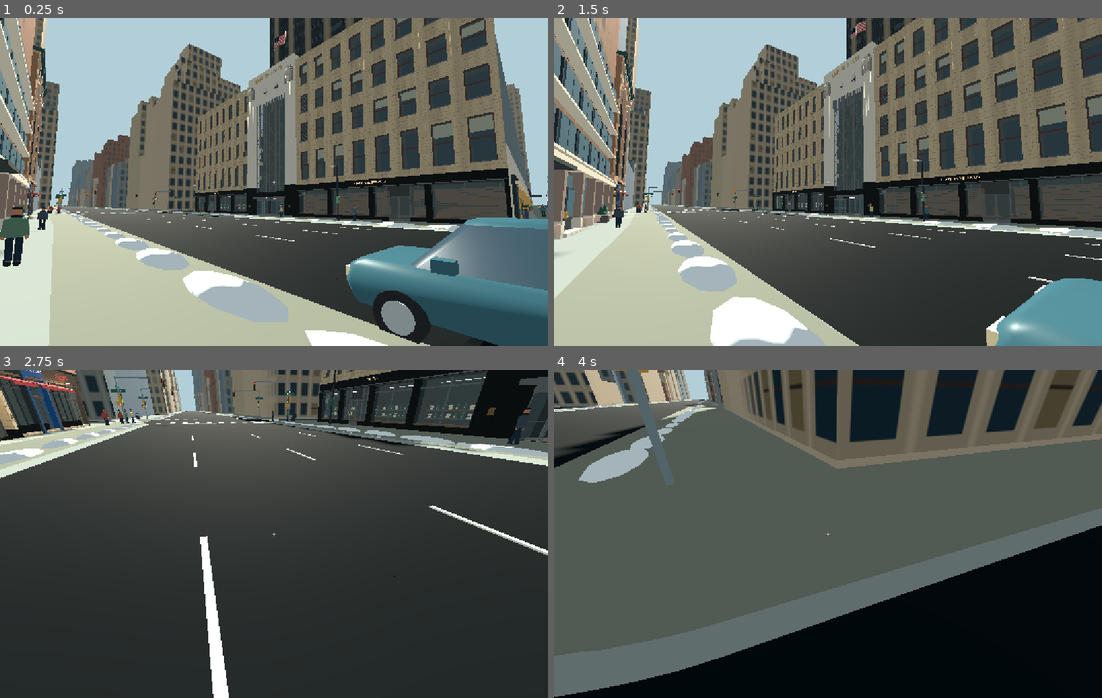
Above: before the commit, frames 1-4 (two rows, left to right).
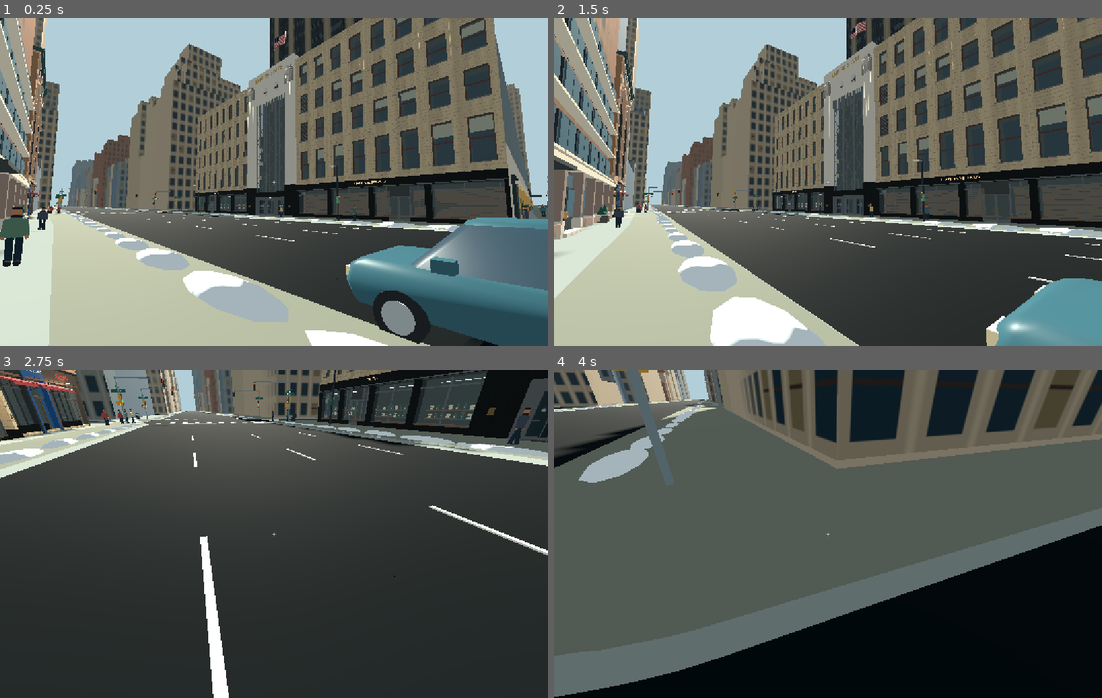
Above: after the commit, the same moments.

Repository: Marley12554/kestrel-bay
Game: Godot game, scene res://map.tscn
Two runs of this game, one before a commit and one after it. Both use one fixed random seed, a clock stepped at 60 frames per second and the inputs below.
Inputs (mouse positions are in pixels of both pictures, inside the frame that each line leads up to):
- Up to frame 1 (0.25 s): no input
- Up to frame 2 (1.5 s): tap Enter at 0.5 s; move the mouse to (855, 182) at 0.52 s; hold W from 0.53 s (still down); tap V at 0.6 s; click (855, 182) at 0.67 s; move the mouse to (800, 182) at 1.27 s; tap B at 1.35 s
- Up to frame 3 (2.75 s): keep holding W; move the mouse to (284, 527) at 2.02 s; tap F at 2.1 s
- Up to frame 4 (4 s): keep holding W; move the mouse to (822, 540) at 2.77 s; tap E at 2.85 s; click (822, 540) at 2.92 s; move the mouse to (866, 537) at 3.52 s; hold Q from 3.53 s (still down)

The runs differ from the first frame. In frame 1, less than 0.1% of the frame differs, in the area x 46-52%, y 54-60%; in frame 2, less than 0.1%; in frame 3, 0.3%, in the area x 92-100%, y 2-23%; in frame 4, nothing differs.

Commit message:
Recess the Fifth Avenue revolving doors and animate their glass wings

Diff:
--- a/preview/empire_frontage.gd
+++ b/preview/empire_frontage.gd
@@ -170,18 +170,32 @@
 		piece("brass",Vector3(0,.119,-2.41+i*.15),Vector3(7.8,.012,.023))
 	piece("limestone",Vector3(0,.045,-.09),Vector3(12.4,.09,3.0))
 	piece("granite",Vector3(0,3.62,.56),Vector3(8.2,.85,1.35))
-	piece("steel",Vector3(0,3.08,.61),Vector3(8.23,.27,1.50))
+	var satin:=material("door_trim","#929696",.38,.70)
+	var glazing_material:=ShaderMaterial.new()
+	glazing_material.shader=preload("res://winter/door_glass.gdshader")
+	piece("door_trim",Vector3(0,3.04,.41),Vector3(8.20,.56,.52))
+	for i in 5:
+		piece("door_trim",Vector3(0,2.84+i*.09,.688),Vector3(8.20,.022,.044))
+	for side in [-1,1]:
+		# The three openings share a continuous face. Cover the drum caps
+		# and close the old gaps between the circular and rectangular bays.
+		for jamb in [[1.31,.48],[3.76,.64]]:
+			piece("door_trim",Vector3(side*jamb[0],1.43,.40),Vector3(jamb[1],2.70,.51))
+		var door:=preload("res://revolving_door.gd").new()
+		door.finishes["door_glass"]=glazing_material
+		door.finishes["rail"]=satin
+		door.transform=frame*Transform3D(Basis.IDENTITY,Vector3(side*2.50,0,-.24))
+		add_child(door)
+		piece("door_trim",Vector3(side*2.50,2.76,-.22),Vector3(2.39,.14,2.44))
+		collider(Vector3(side*2.50,1.40,-.24),Vector3(2.26,2.62,.24))
 	for side in [-1,1]:
 		var x: float=side*5.12
 		piece("granite",Vector3(x,2.52,.43),Vector3(2.18,5.04,1.5))
 		collider(Vector3(x,2.52,.43),Vector3(2.18,5.04,1.50))
 		entrance_pier(x)
 		piece("brass",Vector3(x,1.62,1.21),Vector3(.34,.39,.055))
-	var w:=2.40
-	door_pair(0,w,.30)
-	for x in [-2.66,2.66]:
-		rotary(x)
-	lettering("350",Vector3(0,3.08,1.38),.235)
+	door_pair(0,2.16,.40)
+	lettering("350",Vector3(0,3.04,.724),.235)
 	# Glass and dark backing are separated by the screen depth.
 	for bay in [-1,0,1]:
 		var x: float=bay*2.64
@@ -271,26 +285,3 @@
 	flag.extra_cull_margin=.55
 	add_child(flag)
 	bar(socket+Vector3(.15,.12,.08),upper+Vector3(.03,0,.03),.021,"steel")
-
-func rotary(x: float) -> void:
-	var axis:=Vector3(x,0,.14)
-	var radius:=1.08
-	piece("steel",axis+Vector3.UP*2.75,Vector3(2.27,.24,2.27),Vector3.ZERO,"round")
-	piece("granite",axis+Vector3.UP*.05,Vector3(2.24,.10,2.24),Vector3.ZERO,"round")
-	bar(axis,axis+Vector3.UP*2.66,.105,"steel")
-	for leaf in 4:
-		var a:=.54+leaf*PI*.5
-		var end:=axis+Vector3(sin(a),0,cos(a))*radius
-		bar(end+Vector3.UP*.12,end+Vector3.UP*2.62,.052,"steel")
-		for y in [.18,1.12,2.56]:
-			bar(axis+Vector3.UP*y,end+Vector3.UP*y,.053,"steel")
-		piece("glass",(axis+end)*.5+Vector3.UP*1.39,Vector3(radius,2.38,1),Vector3(0,a-PI/2,0),"pane")
-	for side in [-1,1]:
-		for i in 7:
-			var a: float=side*PI/2-.64+i*.183
-			var b: float=a+.183
-			var start:=axis+Vector3(sin(a),0,cos(a))*radius
-			var end:=axis+Vector3(sin(b),0,cos(b))*radius
-			bar(start+Vector3.UP*2.61,end+Vector3.UP*2.61,.074,"steel")
-			piece("glass",(start+end)*.5+Vector3.UP*1.39,Vector3(start.distance_to(end),2.47,1),Vector3(0,(a+b)*.5,0),"pane")
-	collider(axis+Vector3.UP*1.35,Vector3(2.15,2.70,1.16))
--- a/preview/frontage_geometry.gd
+++ b/preview/frontage_geometry.gd
@@ -88,7 +88,8 @@
 	text.transform=frame*Transform3D(Basis.IDENTITY,at)
 	add_child(text)
 
-func assemble() -> void:
+func assemble(parent: Node3D = null) -> void:
+	if parent == null: parent=self
 	for group: String in pieces:
 		var bits:=group.split("/")
 		var multi:=MultiMesh.new()
@@ -101,5 +102,5 @@
 		view.multimesh=multi
 		view.material_override=finishes[bits[0]]
 		if bits[0]=="glass": view.cast_shadow=GeometryInstance3D.SHADOW_CASTING_SETTING_OFF
-		add_child(view)
+		parent.add_child(view)
 	pieces.clear()
--- /dev/null
+++ b/preview/revolving_door.gd
@@ -0,0 +1,113 @@
+extends "res://frontage_geometry.gd"
+
+# A fixed pair of curved screens encloses a four-wing rotor. Local +Z faces
+# the sidewalk. The drum sits behind the rectangular street-facing jambs.
+const RADIUS := 1.19
+const HALF_ARC := PI / 4.0
+const SILL := .12
+const HEAD := 2.69
+var rotor := Node3D.new()
+var speed := 0.0
+
+func _ready() -> void:
+	# Both doors reuse the entrance's metal and glazing resources.
+	meshes={"box":cube}
+	var rail: Material=finishes["rail"]
+	var mat:=material("mat","#333332",.93)
+	var disk:=CylinderMesh.new()
+	disk.radial_segments=64
+	disk.rings=0
+	disk.top_radius=RADIUS+.03
+	disk.bottom_radius=disk.top_radius
+	disk.height=.018
+	var threshold:=MeshInstance3D.new()
+	threshold.mesh=disk
+	threshold.material_override=mat
+	threshold.position.y=SILL-.01
+	add_child(threshold)
+	for side in [-1,1]:
+		fixed_screen(side)
+	# Separate meshes give Godot a sorting origin per glass surface.
+	# Keep the center of the mechanism grounded and the floor flush.
+	var hub:=CylinderMesh.new()
+	hub.top_radius=.055
+	hub.bottom_radius=.055
+	hub.height=HEAD-SILL
+	var spindle:=MeshInstance3D.new()
+	spindle.mesh=hub
+	spindle.material_override=rail
+	spindle.position.y=(HEAD+SILL)*.5
+	rotor.add_child(spindle)
+	rotor.rotation.y=.42
+	add_child(rotor)
+	var outer:=RADIUS-.048
+	var inner:=.052
+	var width:=outer-inner
+	var mid_x:=(outer+inner)*.5
+	for index in 4:
+		var wing:=Node3D.new()
+		wing.rotation.y=index*PI/2
+		rotor.add_child(wing)
+		var glass:=QuadMesh.new()
+		glass.size=Vector2(width-.045,HEAD-SILL-.20)
+		add_glass(wing,glass,Vector3(mid_x,(HEAD+SILL)*.5+.045,0))
+		# Broad kick plate, slim glazing stiles and a projecting push bar.
+		frame=wing.transform
+		piece("rail",Vector3(mid_x,SILL+.092,0),Vector3(width,.164,.041))
+		piece("rail",Vector3(mid_x,HEAD-.032,0),Vector3(width,.06,.041))
+		piece("rail",Vector3(outer-.014,(SILL+HEAD)*.5,0),Vector3(.028,HEAD-SILL,.041))
+		for pos_x in [inner+.18,outer-.17]:
+			piece("rail",Vector3(pos_x,1.13,.048),Vector3(.033,.041,.093))
+		piece("rail",Vector3(mid_x,1.13,.10),Vector3(width-.27,.045,.035))
+	# Only the hardware collected above belongs to the rotor.
+	assemble(rotor)
+
+func add_glass(parent: Node3D,mesh: Mesh,at: Vector3) -> void:
+	var pane_view:=MeshInstance3D.new()
+	pane_view.mesh=mesh
+	pane_view.material_override=finishes["door_glass"]
+	pane_view.position=at
+	pane_view.cast_shadow=GeometryInstance3D.SHADOW_CASTING_SETTING_OFF
+	parent.add_child(pane_view)
+
+func fixed_screen(side: int) -> void:
+	# Build continuous cylindrical surfaces with radial normals, including the
+	# sill and head bands. The open quarter-circles face the sidewalk and lobby.
+	for band in [[SILL+.07,HEAD-.07,true],[SILL,SILL+.07,false],[HEAD-.07,HEAD,false]]:
+		var surface:=SurfaceTool.new()
+		surface.begin(Mesh.PRIMITIVE_TRIANGLES)
+		for step in 25:
+			var a:=side*PI/2-HALF_ARC+2.*HALF_ARC*step/24.
+			var outward:=Vector3(sin(a),0,cos(a))
+			for y: float in [band[0],band[1]]:
+				surface.set_normal(outward)
+				surface.add_vertex(outward*RADIUS+Vector3.UP*y)
+			if step<24:
+				var k:=step*2
+				for idx in [k,k+1,k+2,k+2,k+1,k+3]:
+					surface.add_index(idx)
+		var mesh:=surface.commit()
+		if band[2]:
+			add_glass(self,mesh,Vector3.ZERO)
+		else:
+			var trim:=MeshInstance3D.new()
+			trim.mesh=mesh
+			trim.material_override=finishes["rail"]
+			add_child(trim)
+	for end in [-1,1]:
+		var a: float=side*PI/2+end*HALF_ARC
+		var jamb:=MeshInstance3D.new()
+		var post:=BoxMesh.new()
+		post.size=Vector3(.045,HEAD-SILL,.058)
+		jamb.mesh=post
+		jamb.material_override=finishes["rail"]
+		jamb.rotation.y=a
+		jamb.position=Vector3(sin(a)*RADIUS,(HEAD+SILL)*.5,cos(a)*RADIUS)
+		add_child(jamb)
+
+func _process(delta: float) -> void:
+	var camera:=get_viewport().get_camera_3d()
+	if not camera: return
+	var near_door:=global_position.distance_squared_to(camera.global_position)<16.
+	speed=move_toward(speed,.55 if near_door else 0.,delta*.7)
+	rotor.rotate_y(speed*delta)
--- /dev/null
+++ b/preview/winter/door_glass.gdshader
@@ -0,0 +1,22 @@
+shader_type spatial;
+render_mode cull_disabled, shadows_disabled;
+
+// Quad UVs span each moving wing. The fixed screens have no door marking.
+void fragment() {
+	float grazing = pow(1.0 - clamp(abs(dot(normalize(NORMAL), normalize(VIEW))), 0.0, 1.0), 2.0);
+	ALBEDO = mix(vec3(0.15, 0.28, 0.32), vec3(0.46, 0.61, 0.65), grazing);
+	METALLIC = 0.18;
+	ROUGHNESS = 0.15;
+	ALPHA = mix(0.22, 0.54, grazing);
+	// A small etched tower medallion at eye level reads on either face.
+	vec2 p = (UV - vec2(0.60, 0.40)) * vec2(1.05, 2.37);
+	float aa = max(0.0005, fwidth(length(p)));
+	float ring = 1.0 - smoothstep(0.002, 0.002 + aa, abs(length(p) - 0.064));
+	float half_width = p.y > 0.020 ? 0.032 : (p.y > -0.019 ? 0.018 : (p.y > -0.037 ? 0.009 : 0.003));
+	float tower = (1.0 - smoothstep(half_width, half_width + aa, abs(p.x))) *
+		smoothstep(-0.054-aa, -0.054, p.y) * (1.0-smoothstep(0.038, 0.038+aa, p.y));
+	float etch = max(ring, tower);
+	ALBEDO = mix(ALBEDO, vec3(0.73, 0.78, 0.78), etch);
+	EMISSION = vec3(0.018, 0.035, 0.046) * (0.55 + grazing);
+	ALPHA = mix(ALPHA, 0.76, etch);
+}
Not shown, added: preview/revolving_door.gd.uid
Not shown, added: preview/winter/door_glass.gdshader.uid
